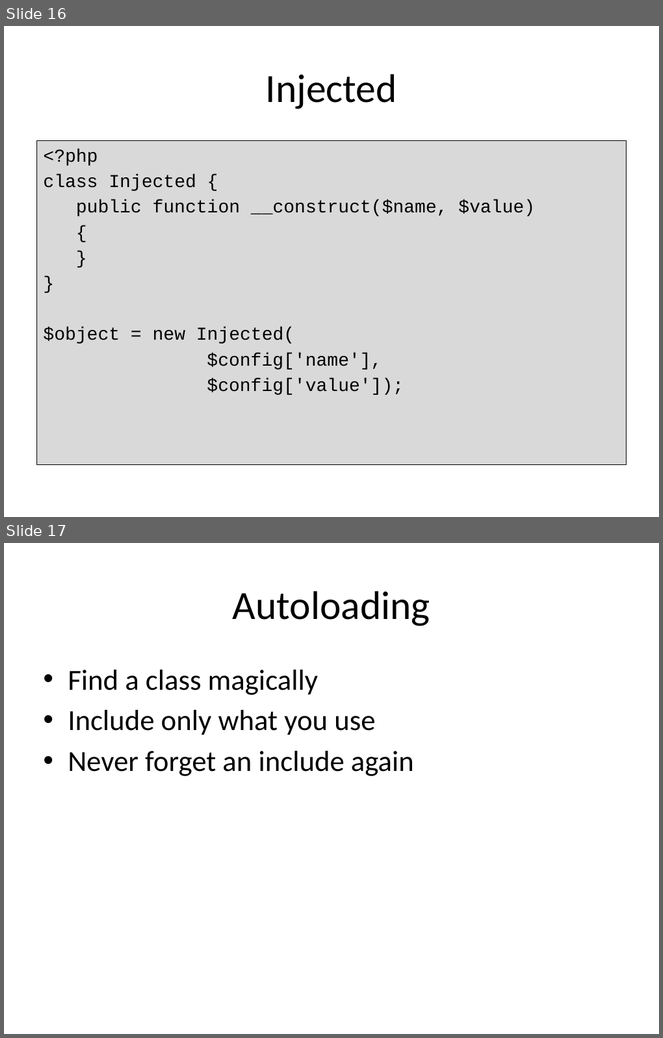
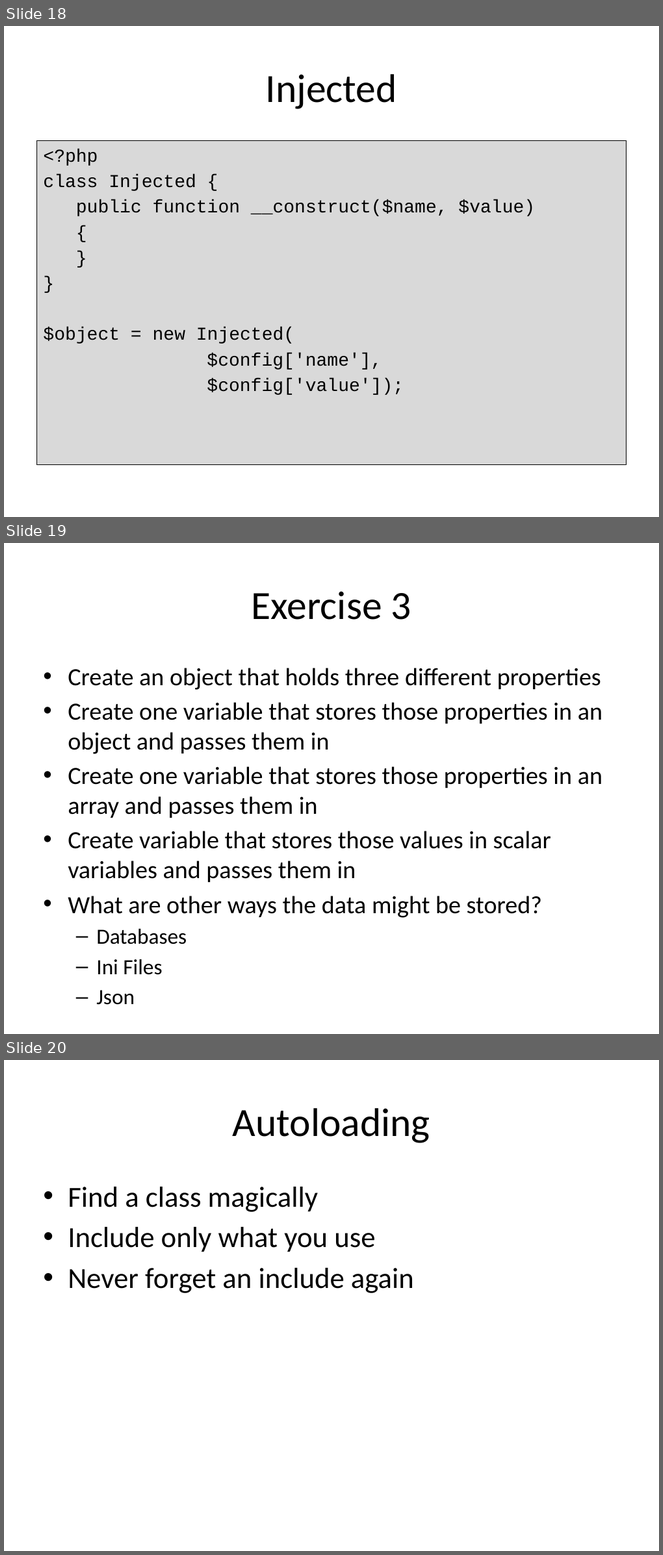
Before and after one commit to PHPEmbark/curriculum, a slide deck: course/4 - Organization and Projects/Organization and Projects.pptx. Shown one above the other, each under a label of ours: slides 16 and 17 before the commit, slides 18, 19 and 20 after it. The pictures are 663x1038 and 663x1555 pixels, drawn with LibreOffice and Linux fonts; fonts in the diff are those of the drawing. Boxes give left, top, right and bottom in pixels: in the first picture for what was removed or moved away, otherwise in the second. Text is boxed around its words. In the diff, an @@ line names an element or a change of style, - is before the commit and + after.

```diff
--- a/course/4 - Organization and Projects/Organization and Projects.pptx
+++ b/course/4 - Organization and Projects/Organization and Projects.pptx
@@ slide 19 added at [4,543,659,1034], background #FFFFFF @@
@@ title added at [252,591,412,620], 44 pt, text #000000 @@
+Exercise 3
@@ text added at [68,668,603,975], 27.2 pt, text #000000 @@
+• Create an object that holds three different properties
+• Create one variable that stores those properties in an object and passes them in
+• Create one variable that stores those properties in an array and passes them in
+• Create variable that stores those values in scalar variables and passes them in
+• What are other ways the data might be stored?
+  – Databases
+  – Ini Files
+  – Json
@@ what was slide 16 is now slide 18 @@
@@ what was slide 17 is now slide 20 @@
```
Also in this commit, not shown: 2 slides changed, 14 other slides added, 2 other files.
